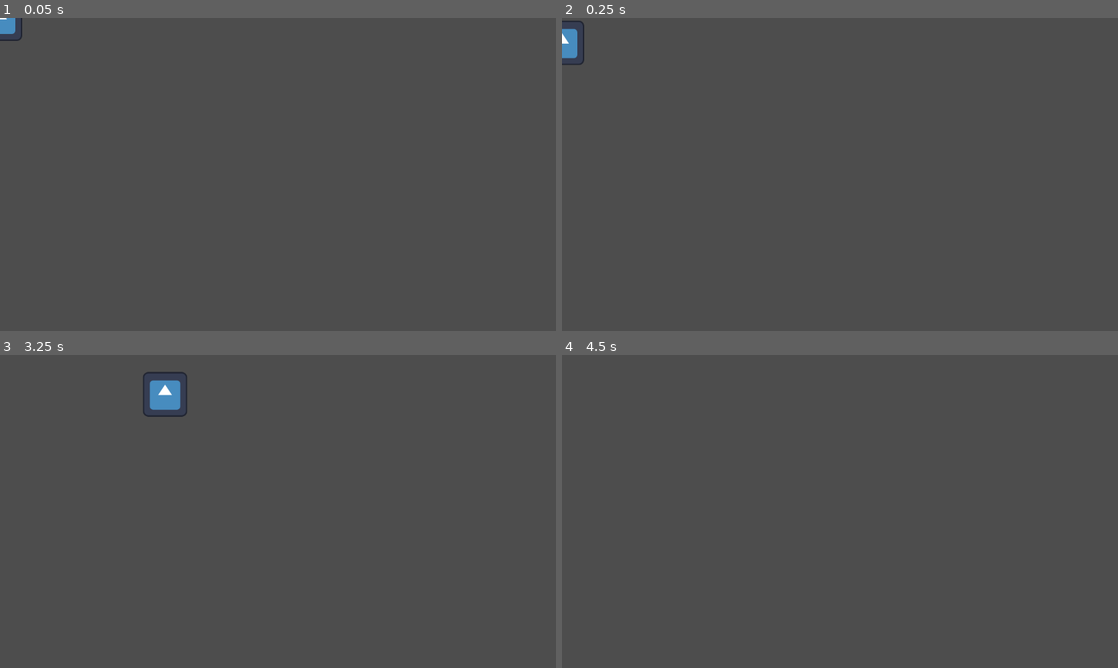
Above: before the commit, frames 1-4 (two rows, left to right).
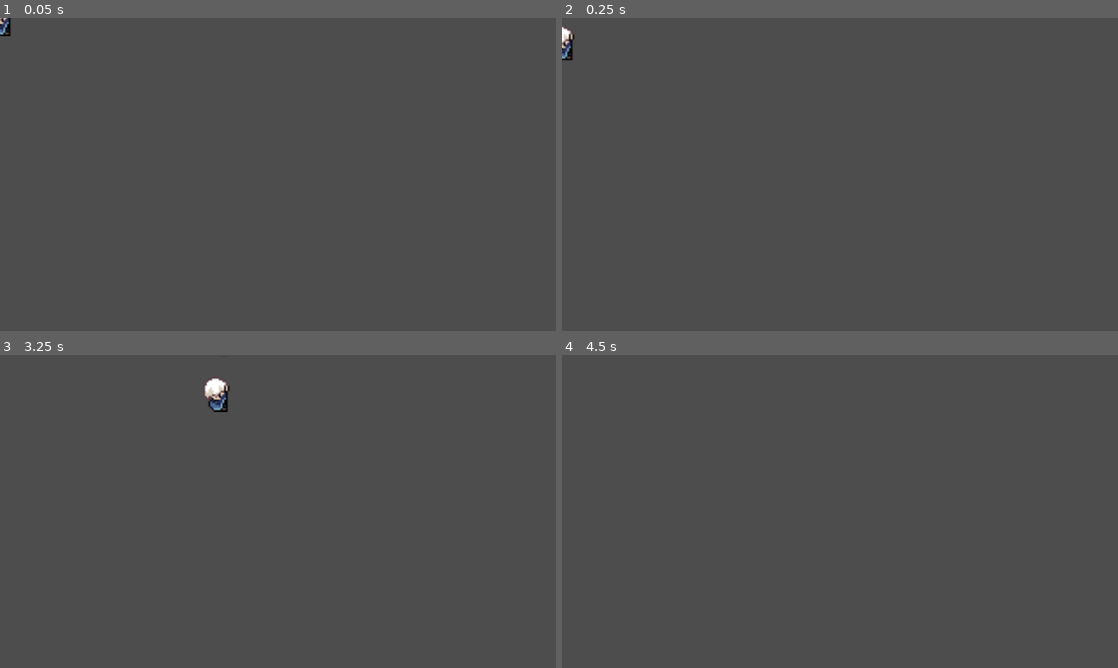
Above: after the commit, the same moments.

Repository: Nadzt/fantasy-land
Game: Godot game, scene res://personaje_prueba.tscn
The game is run twice, just before and just after one commit, with the same random seed, the same clock (stepped at 60 frames per second) and the same inputs. The project has no main scene, so this scene is started directly. The engine's default icon, where the game draws it, is replaced by a stand-in: a white triangle on a blue panel in a dark square.
Inputs:
- Up to frame 1 (0.05 s): no input
- Up to frame 2 (0.25 s): no input
- Up to frame 3 (3.25 s): tap Enter (ui_accept) at 0.5, 1.35, 1.52, 1.82, 2, 2.85, 3.02 s; hold Enter (ui_accept) 0.53-1.28 s; hold Right (ui_right) 0.53-2.03 s; hold Enter (ui_accept) 2.03-2.78 s; hold Left (ui_left) from 2.03 s (still down)
- Up to frame 4 (4.5 s): tap Enter (ui_accept) at 3.32, 4.35 s; hold Enter (ui_accept) 3.53-4.28 s; release Left (ui_left) at 4.28 s; hold Right (ui_right) from 4.28 s (still down)

The runs differ from the first frame. In frame 1, 0.2% of the frame differs, in the area x 0-4%, y 0-8%; in frame 2, 0.3%; in frame 3, 1.1%, in the area x 25-42%, y 5-20%; in frame 4, nothing differs.

Commit message:
animaciones del jugador

Diff:
--- a/personaje_prueba.tscn
+++ b/personaje_prueba.tscn
@@ -1,9 +1,363 @@
 [gd_scene format=3 uid="uid://3gn34gdita2x"]
 
 [ext_resource type="Script" uid="uid://bmhau7hx1d4dy" path="res://personajes/scripts/jugador.gd" id="1_1fil1"]
-[ext_resource type="Texture2D" uid="uid://b2a13bpnfguwc" path="res://icon.svg" id="1_kkl78"]
+[ext_resource type="Texture2D" uid="uid://bn2nr7pe0aeek" path="res://personajes/player.png" id="2_1fil1"]
 
 [sub_resource type="CapsuleShape2D" id="CapsuleShape2D_1fil1"]
+radius = 7.0
+height = 26.0
+
+[sub_resource type="AtlasTexture" id="AtlasTexture_52vf1"]
+atlas = ExtResource("2_1fil1")
+region = Rect2(0, 320, 32, 32)
+
+[sub_resource type="AtlasTexture" id="AtlasTexture_3pd2w"]
+atlas = ExtResource("2_1fil1")
+region = Rect2(32, 320, 32, 32)
+
+[sub_resource type="AtlasTexture" id="AtlasTexture_e00qt"]
+atlas = ExtResource("2_1fil1")
+region = Rect2(64, 320, 32, 32)
+
+[sub_resource type="AtlasTexture" id="AtlasTexture_1fil1"]
+atlas = ExtResource("2_1fil1")
+region = Rect2(0, 224, 32, 32)
+
+[sub_resource type="AtlasTexture" id="AtlasTexture_o4ec4"]
+atlas = ExtResource("2_1fil1")
+region = Rect2(32, 224, 32, 32)
+
+[sub_resource type="AtlasTexture" id="AtlasTexture_ogoew"]
+atlas = ExtResource("2_1fil1")
+region = Rect2(64, 224, 32, 32)
+
+[sub_resource type="AtlasTexture" id="AtlasTexture_xvtx3"]
+atlas = ExtResource("2_1fil1")
+region = Rect2(96, 224, 32, 32)
+
+[sub_resource type="AtlasTexture" id="AtlasTexture_llytt"]
+atlas = ExtResource("2_1fil1")
+region = Rect2(0, 32, 32, 32)
+
+[sub_resource type="AtlasTexture" id="AtlasTexture_6dfrc"]
+atlas = ExtResource("2_1fil1")
+region = Rect2(32, 32, 32, 32)
+
+[sub_resource type="AtlasTexture" id="AtlasTexture_d5iiu"]
+atlas = ExtResource("2_1fil1")
+region = Rect2(64, 32, 32, 32)
+
+[sub_resource type="AtlasTexture" id="AtlasTexture_wcpcg"]
+atlas = ExtResource("2_1fil1")
+region = Rect2(96, 32, 32, 32)
+
+[sub_resource type="AtlasTexture" id="AtlasTexture_gylbn"]
+atlas = ExtResource("2_1fil1")
+region = Rect2(0, 64, 32, 32)
+
+[sub_resource type="AtlasTexture" id="AtlasTexture_qcn7s"]
+atlas = ExtResource("2_1fil1")
+region = Rect2(32, 64, 32, 32)
+
+[sub_resource type="AtlasTexture" id="AtlasTexture_3yi30"]
+atlas = ExtResource("2_1fil1")
+region = Rect2(64, 64, 32, 32)
+
+[sub_resource type="AtlasTexture" id="AtlasTexture_n1rcl"]
+atlas = ExtResource("2_1fil1")
+region = Rect2(96, 64, 32, 32)
+
+[sub_resource type="AtlasTexture" id="AtlasTexture_4hx5b"]
+atlas = ExtResource("2_1fil1")
+region = Rect2(0, 128, 32, 32)
+
+[sub_resource type="AtlasTexture" id="AtlasTexture_ctgk4"]
+atlas = ExtResource("2_1fil1")
+region = Rect2(32, 128, 32, 32)
+
+[sub_resource type="AtlasTexture" id="AtlasTexture_c4hwo"]
+atlas = ExtResource("2_1fil1")
+region = Rect2(64, 128, 32, 32)
+
+[sub_resource type="AtlasTexture" id="AtlasTexture_77gr5"]
+atlas = ExtResource("2_1fil1")
+region = Rect2(96, 128, 32, 32)
+
+[sub_resource type="AtlasTexture" id="AtlasTexture_o5xw5"]
+atlas = ExtResource("2_1fil1")
+region = Rect2(0, 192, 32, 32)
+
+[sub_resource type="AtlasTexture" id="AtlasTexture_ctunl"]
+atlas = ExtResource("2_1fil1")
+region = Rect2(32, 192, 32, 32)
+
+[sub_resource type="AtlasTexture" id="AtlasTexture_ryfyx"]
+atlas = ExtResource("2_1fil1")
+region = Rect2(64, 192, 32, 32)
+
+[sub_resource type="AtlasTexture" id="AtlasTexture_tx3i2"]
+atlas = ExtResource("2_1fil1")
+region = Rect2(96, 192, 32, 32)
+
+[sub_resource type="AtlasTexture" id="AtlasTexture_tnnex"]
+atlas = ExtResource("2_1fil1")
+region = Rect2(0, 0, 32, 32)
+
+[sub_resource type="AtlasTexture" id="AtlasTexture_te5lc"]
+atlas = ExtResource("2_1fil1")
+region = Rect2(32, 0, 32, 32)
+
+[sub_resource type="AtlasTexture" id="AtlasTexture_xm0de"]
+atlas = ExtResource("2_1fil1")
+region = Rect2(64, 0, 32, 32)
+
+[sub_resource type="AtlasTexture" id="AtlasTexture_jkte0"]
+atlas = ExtResource("2_1fil1")
+region = Rect2(96, 0, 32, 32)
+
+[sub_resource type="AtlasTexture" id="AtlasTexture_3rp0v"]
+atlas = ExtResource("2_1fil1")
+region = Rect2(0, 288, 32, 32)
+
+[sub_resource type="AtlasTexture" id="AtlasTexture_eokut"]
+atlas = ExtResource("2_1fil1")
+region = Rect2(32, 288, 32, 32)
+
+[sub_resource type="AtlasTexture" id="AtlasTexture_dtxde"]
+atlas = ExtResource("2_1fil1")
+region = Rect2(64, 288, 32, 32)
+
+[sub_resource type="AtlasTexture" id="AtlasTexture_1ej1v"]
+atlas = ExtResource("2_1fil1")
+region = Rect2(96, 288, 32, 32)
+
+[sub_resource type="AtlasTexture" id="AtlasTexture_4w300"]
+atlas = ExtResource("2_1fil1")
+region = Rect2(0, 96, 32, 32)
+
+[sub_resource type="AtlasTexture" id="AtlasTexture_c7lpi"]
+atlas = ExtResource("2_1fil1")
+region = Rect2(32, 96, 32, 32)
+
+[sub_resource type="AtlasTexture" id="AtlasTexture_cjdd8"]
+atlas = ExtResource("2_1fil1")
+region = Rect2(64, 96, 32, 32)
+
+[sub_resource type="AtlasTexture" id="AtlasTexture_d6wf2"]
+atlas = ExtResource("2_1fil1")
+region = Rect2(0, 256, 32, 32)
+
+[sub_resource type="AtlasTexture" id="AtlasTexture_612dx"]
+atlas = ExtResource("2_1fil1")
+region = Rect2(32, 256, 32, 32)
+
+[sub_resource type="AtlasTexture" id="AtlasTexture_qm8l1"]
+atlas = ExtResource("2_1fil1")
+region = Rect2(64, 256, 32, 32)
+
+[sub_resource type="AtlasTexture" id="AtlasTexture_ft6ld"]
+atlas = ExtResource("2_1fil1")
+region = Rect2(96, 256, 32, 32)
+
+[sub_resource type="AtlasTexture" id="AtlasTexture_ek54i"]
+atlas = ExtResource("2_1fil1")
+region = Rect2(128, 256, 32, 32)
+
+[sub_resource type="AtlasTexture" id="AtlasTexture_qvtsc"]
+atlas = ExtResource("2_1fil1")
+region = Rect2(0, 352, 32, 32)
+
+[sub_resource type="AtlasTexture" id="AtlasTexture_i8bwq"]
+atlas = ExtResource("2_1fil1")
+region = Rect2(32, 352, 32, 32)
+
+[sub_resource type="AtlasTexture" id="AtlasTexture_16c10"]
+atlas = ExtResource("2_1fil1")
+region = Rect2(64, 352, 32, 32)
+
+[sub_resource type="SpriteFrames" id="SpriteFrames_o4ec4"]
+animations = [{
+"frames": [{
+"duration": 1.0,
+"texture": SubResource("AtlasTexture_52vf1")
+}, {
+"duration": 1.0,
+"texture": SubResource("AtlasTexture_3pd2w")
+}, {
+"duration": 1.0,
+"texture": SubResource("AtlasTexture_e00qt")
+}],
+"loop": true,
+"name": &"agarrarse",
+"speed": 5.0
+}, {
+"frames": [{
+"duration": 1.0,
+"texture": SubResource("AtlasTexture_1fil1")
+}, {
+"duration": 1.0,
+"texture": SubResource("AtlasTexture_o4ec4")
+}, {
+"duration": 1.0,
+"texture": SubResource("AtlasTexture_ogoew")
+}, {
+"duration": 1.0,
+"texture": SubResource("AtlasTexture_xvtx3")
+}],
+"loop": true,
+"name": &"caer",
+"speed": 5.0
+}, {
+"frames": [{
+"duration": 1.0,
+"texture": SubResource("AtlasTexture_llytt")
+}, {
+"duration": 1.0,
+"texture": SubResource("AtlasTexture_6dfrc")
+}, {
+"duration": 1.0,
+"texture": SubResource("AtlasTexture_d5iiu")
+}, {
+"duration": 1.0,
+"texture": SubResource("AtlasTexture_wcpcg")
+}],
+"loop": true,
+"name": &"caminar",
+"speed": 5.0
+}, {
+"frames": [{
+"duration": 1.0,
+"texture": SubResource("AtlasTexture_gylbn")
+}, {
+"duration": 1.0,
+"texture": SubResource("AtlasTexture_qcn7s")
+}, {
+"duration": 1.0,
+"texture": SubResource("AtlasTexture_3yi30")
+}, {
+"duration": 1.0,
+"texture": SubResource("AtlasTexture_n1rcl")
+}],
+"loop": true,
+"name": &"correr",
+"speed": 5.0
+}, {
+"frames": [{
+"duration": 1.0,
+"texture": SubResource("AtlasTexture_4hx5b")
+}, {
+"duration": 1.0,
+"texture": SubResource("AtlasTexture_ctgk4")
+}, {
+"duration": 1.0,
+"texture": SubResource("AtlasTexture_c4hwo")
+}, {
+"duration": 1.0,
+"texture": SubResource("AtlasTexture_77gr5")
+}],
+"loop": true,
+"name": &"desenvainar",
+"speed": 5.0
+}, {
+"frames": [{
+"duration": 1.0,
+"texture": SubResource("AtlasTexture_o5xw5")
+}, {
+"duration": 1.0,
+"texture": SubResource("AtlasTexture_ctunl")
+}, {
+"duration": 1.0,
+"texture": SubResource("AtlasTexture_ryfyx")
+}, {
+"duration": 1.0,
+"texture": SubResource("AtlasTexture_tx3i2")
+}],
+"loop": true,
+"name": &"golpear_mano_izquierda",
+"speed": 5.0
+}, {
+"frames": [{
+"duration": 1.0,
+"texture": SubResource("AtlasTexture_tnnex")
+}, {
+"duration": 1.0,
+"texture": SubResource("AtlasTexture_te5lc")
+}, {
+"duration": 1.0,
+"texture": SubResource("AtlasTexture_xm0de")
+}, {
+"duration": 1.0,
+"texture": SubResource("AtlasTexture_jkte0")
+}],
+"loop": true,
+"name": &"idle",
+"speed": 5.0
+}, {
+"frames": [{
+"duration": 1.0,
+"texture": SubResource("AtlasTexture_3rp0v")
+}, {
+"duration": 1.0,
+"texture": SubResource("AtlasTexture_eokut")
+}, {
+"duration": 1.0,
+"texture": SubResource("AtlasTexture_dtxde")
+}, {
+"duration": 1.0,
+"texture": SubResource("AtlasTexture_1ej1v")
+}],
+"loop": true,
+"name": &"picadita",
+"speed": 5.0
+}, {
+"frames": [{
+"duration": 1.0,
+"texture": SubResource("AtlasTexture_4w300")
+}, {
+"duration": 1.0,
+"texture": SubResource("AtlasTexture_c7lpi")
+}, {
+"duration": 1.0,
+"texture": SubResource("AtlasTexture_cjdd8")
+}],
+"loop": true,
+"name": &"recibir_ataque",
+"speed": 5.0
+}, {
+"frames": [{
+"duration": 1.0,
+"texture": SubResource("AtlasTexture_d6wf2")
+}, {
+"duration": 1.0,
+"texture": SubResource("AtlasTexture_612dx")
+}, {
+"duration": 1.0,
+"texture": SubResource("AtlasTexture_qm8l1")
+}, {
+"duration": 1.0,
+"texture": SubResource("AtlasTexture_ft6ld")
+}, {
+"duration": 1.0,
+"texture": SubResource("AtlasTexture_ek54i")
+}],
+"loop": true,
+"name": &"salto",
+"speed": 5.0
+}, {
+"frames": [{
+"duration": 1.0,
+"texture": SubResource("AtlasTexture_qvtsc")
+}, {
+"duration": 1.0,
+"texture": SubResource("AtlasTexture_i8bwq")
+}, {
+"duration": 1.0,
+"texture": SubResource("AtlasTexture_16c10")
+}],
+"loop": true,
+"name": &"trepar",
+"speed": 5.0
+}]
 
 [node name="CharacterBody2D" type="CharacterBody2D" unique_id=681307978]
 script = ExtResource("1_1fil1")
@@ -11,6 +365,8 @@
 [node name="CollisionShape2D" type="CollisionShape2D" parent="." unique_id=652280929]
 shape = SubResource("CapsuleShape2D_1fil1")
 
-[node name="Sprite2D" type="Sprite2D" parent="." unique_id=373274733]
-scale = Vector2(0.2, 0.2)
-texture = ExtResource("1_kkl78")
+[node name="AnimatedSprite2D" type="AnimatedSprite2D" parent="." unique_id=2035435485]
+position = Vector2(-1, -6)
+sprite_frames = SubResource("SpriteFrames_o4ec4")
+animation = &"trepar"
+frame_progress = 0.11176311
--- a/personajes/scripts/jugador.gd
+++ b/personajes/scripts/jugador.gd
@@ -51,7 +51,6 @@
 
 func _physics_process(delta):
 	super._physics_process(delta)
-
 	correr(delta)
 	saltar(delta)
 
@@ -68,7 +67,12 @@
 
 func correr(delta):
 	var dire := Input.get_axis("ui_left", "ui_right")
-	velocity.x = dire * speed
+
+	# para verificar si mantiene el espacio para correr
+	if Input.is_action_pressed("ui_accept"):
+		velocity.x = dire * speed * 2  # corre
+	else:
+		velocity.x = dire * speed      # camina
 
 func doble_salto() -> void:
 	if not is_on_floor() and _saltos_hechos < 2:
